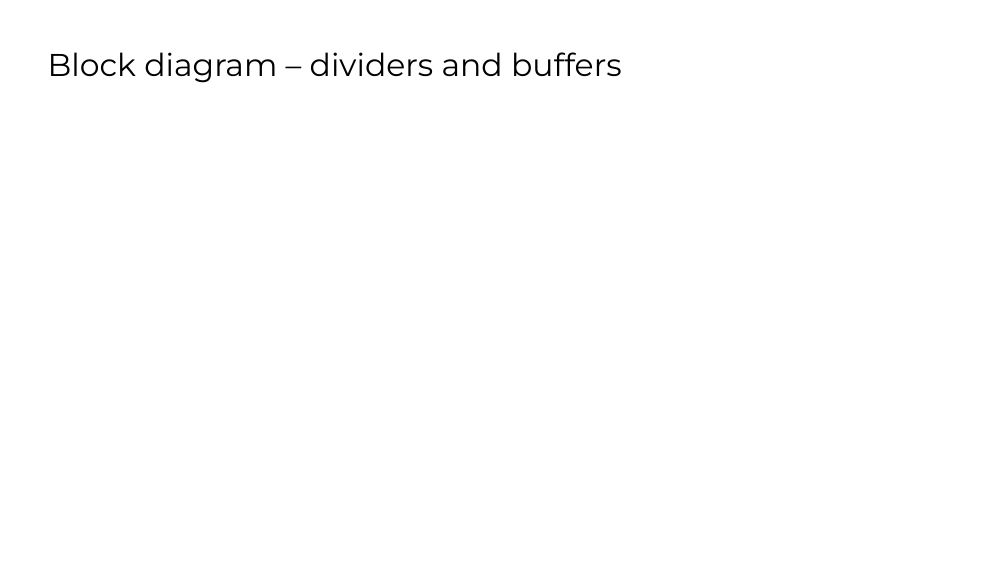
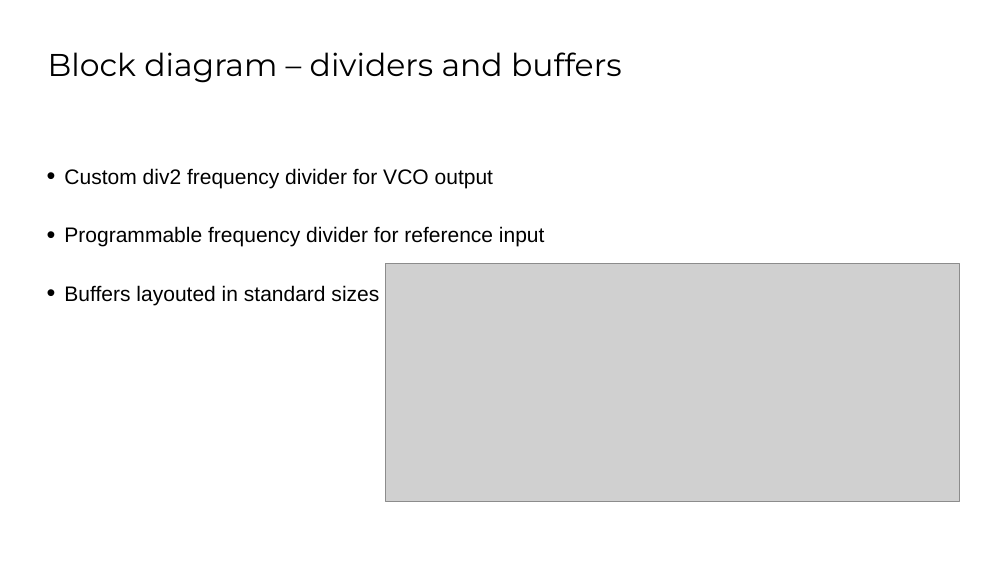
Before and after one commit to iic-jku/SKY130_PLL1, a slide deck: slide 9 of PICO Contest/Design_Review.pptx. Drawn at 1008x567 pixels with LibreOffice and Linux fonts; fonts in the diff are those of the drawing; grey boxes stand for pictures; background and template pictures are left out. Boxes give left, top, right and bottom in pixels: in the first picture for what was removed or moved away, otherwise in the second. Text is boxed around its words. In the diff, an @@ line names an element or a change of style, - is before the commit and + after.

```diff
--- a/PICO Contest/Design_Review.pptx
+++ b/PICO Contest/Design_Review.pptx
@@ text added at bbox=[64, 168, 545, 306], 20 pt, text #000000 @@
+• Custom div2 frequency divider for VCO output
+• Programmable frequency divider for reference input
+• Buffers layouted in standard sizes
@@ picture added at bbox=[386, 263, 960, 501] @@
```
Also in this commit, not shown: 8 other slides changed.
